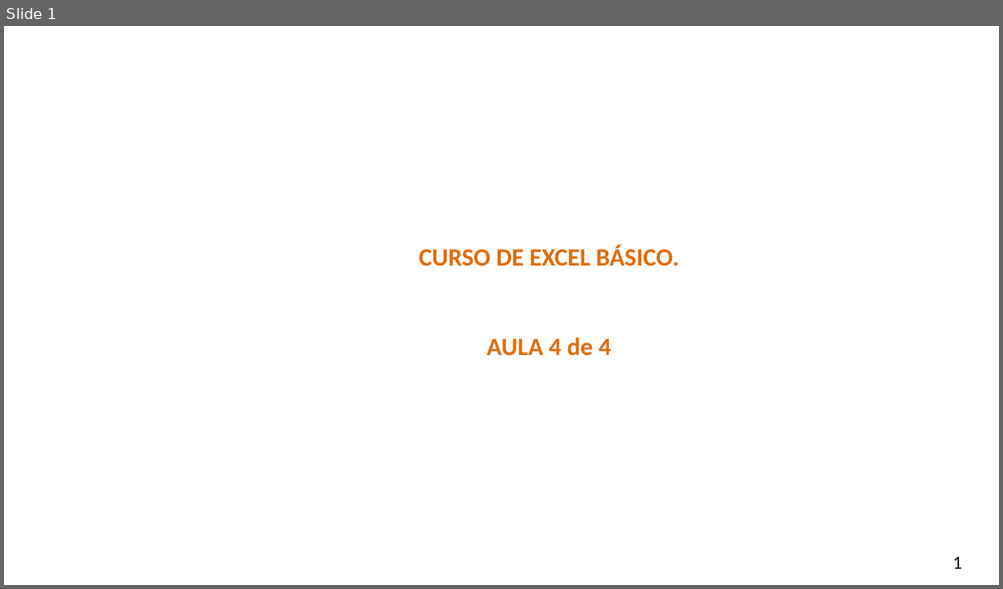
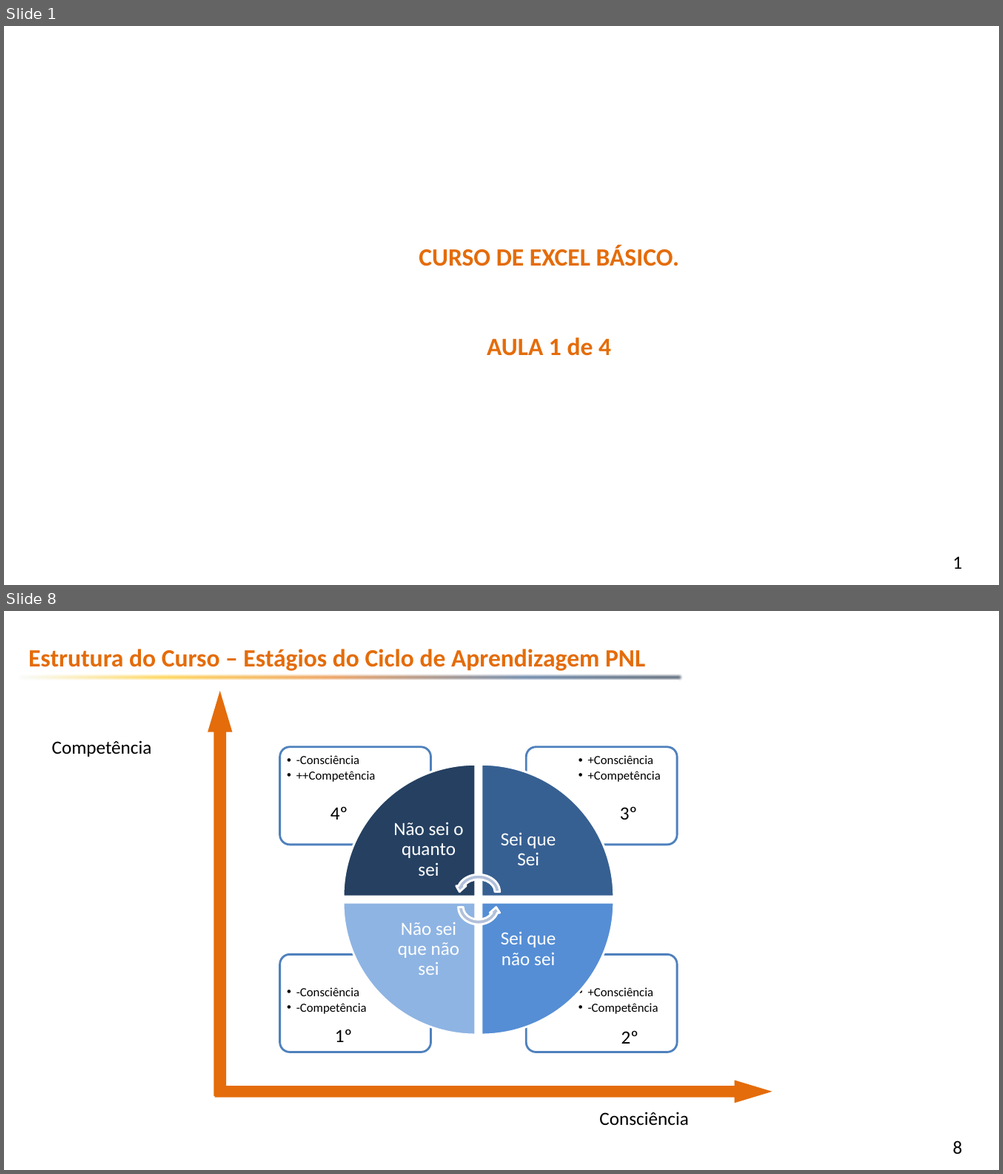
Before and after one commit to emerson-fenrir/Excel_Basico, a slide deck: Professor/Aula3.pptx. Shown one above the other, each under a label of ours: slide 1 before the commit, slides 1 and 8 after it; the slides between them are not shown. The pictures are 1003x589 and 1003x1174 pixels, drawn with LibreOffice and Linux fonts; fonts in the diff are those of the drawing; background and template pictures are left out. Boxes give left, top, right and bottom in pixels: in the first picture for what was removed or moved away, otherwise in the second. Text is boxed around its words. In the diff, an @@ line names an element or a change of style, - is before the commit and + after.

Commit message:
Aula 5 - 3 para natal

```diff
--- a/Professor/Aula3.pptx
+++ b/Professor/Aula3.pptx
@@ slide 8 added at (x1=4, y1=611, x2=999, y2=1170), background picture (left out); not listed: 1 template element that a slide beside it also shows @@
@@ text added at (x1=28, y1=649, x2=645, y2=671), 24 pt, text #E46C0A, bold @@
+Estrutura do Curso – Estágios do Ciclo de Aprendizagem PNL
@@ right arrow added at (x1=18, y1=672, x2=684, y2=683), fill gradient #F6FBFC to #FFC000 to #E46C0A to #1F497D to #0F243E @@
@@ up arrow added at (x1=208, y1=691, x2=233, y2=1096), fill #E46C0A @@
@@ text added at (x1=52, y1=741, x2=152, y2=757), 18 pt, text #000000 @@
+Competência
@@ text added at (x1=330, y1=806, x2=347, y2=820), 18 pt, text #000000 @@
+4º
@@ text added at (x1=620, y1=806, x2=637, y2=820), 18 pt, text #000000 @@
+3º
@@ group added at (x1=280, y1=747, x2=677, y2=1053): 8 texts, 4 rounded rectangles, 4 pie wedges, 2 circular arrows @@
+  •• +Consciência
+  •• -Competência
+  •• -Consciência
+  •• -Competência
+  •• +Consciência
+  •• +Competência
+  •• -Consciência
+  •• ++Competência
+Não sei o quanto sei
+Sei que Sei
+Sei que não sei
+Não sei que não sei
@@ text added at (x1=335, y1=1029, x2=352, y2=1042), 18 pt, text #000000 @@
+1º
@@ text added at (x1=621, y1=1031, x2=638, y2=1044), 18 pt, text #000000 @@
+2º
@@ right arrow added at (x1=214, y1=1080, x2=771, y2=1103), fill #E46C0A @@
@@ text added at (x1=599, y1=1112, x2=688, y2=1125), 18 pt, text #000000 @@
+Consciência
@@ slide 1 changed as well @@
@@ subtitle at (x1=486, y1=338, x2=611, y2=356): text changed @@
-AULA 4 de 4
+AULA 1 de 4
```
Also in this commit, not shown: 5 other slides changed, 66 other slides added, 1 other file.
